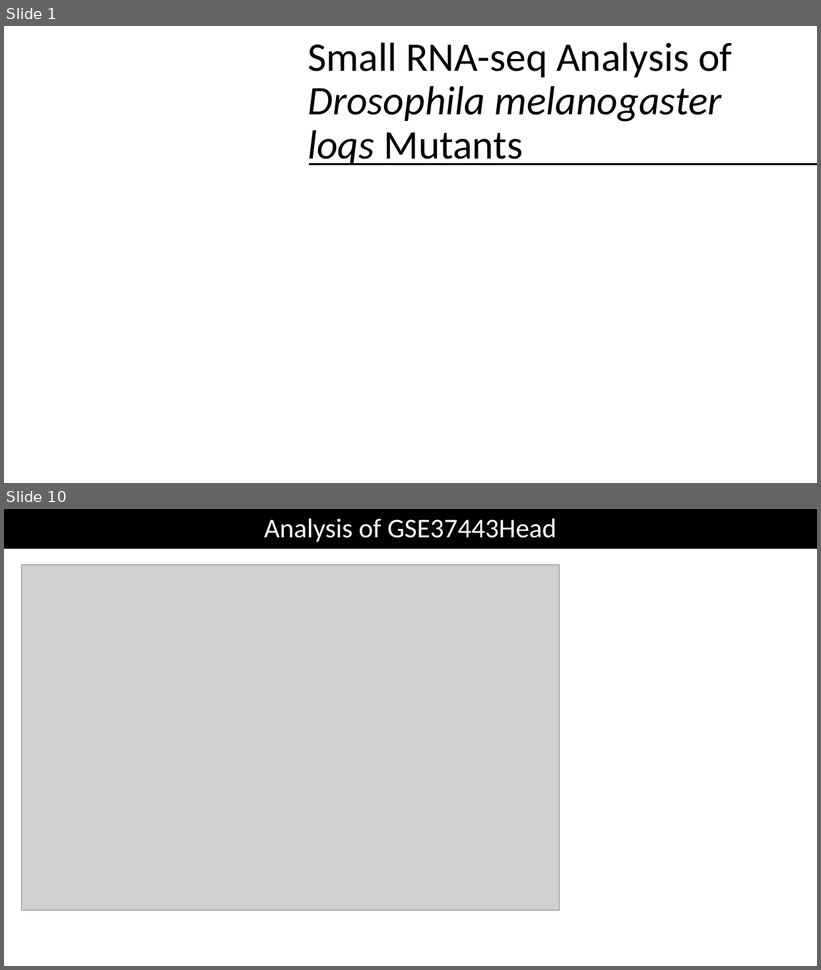
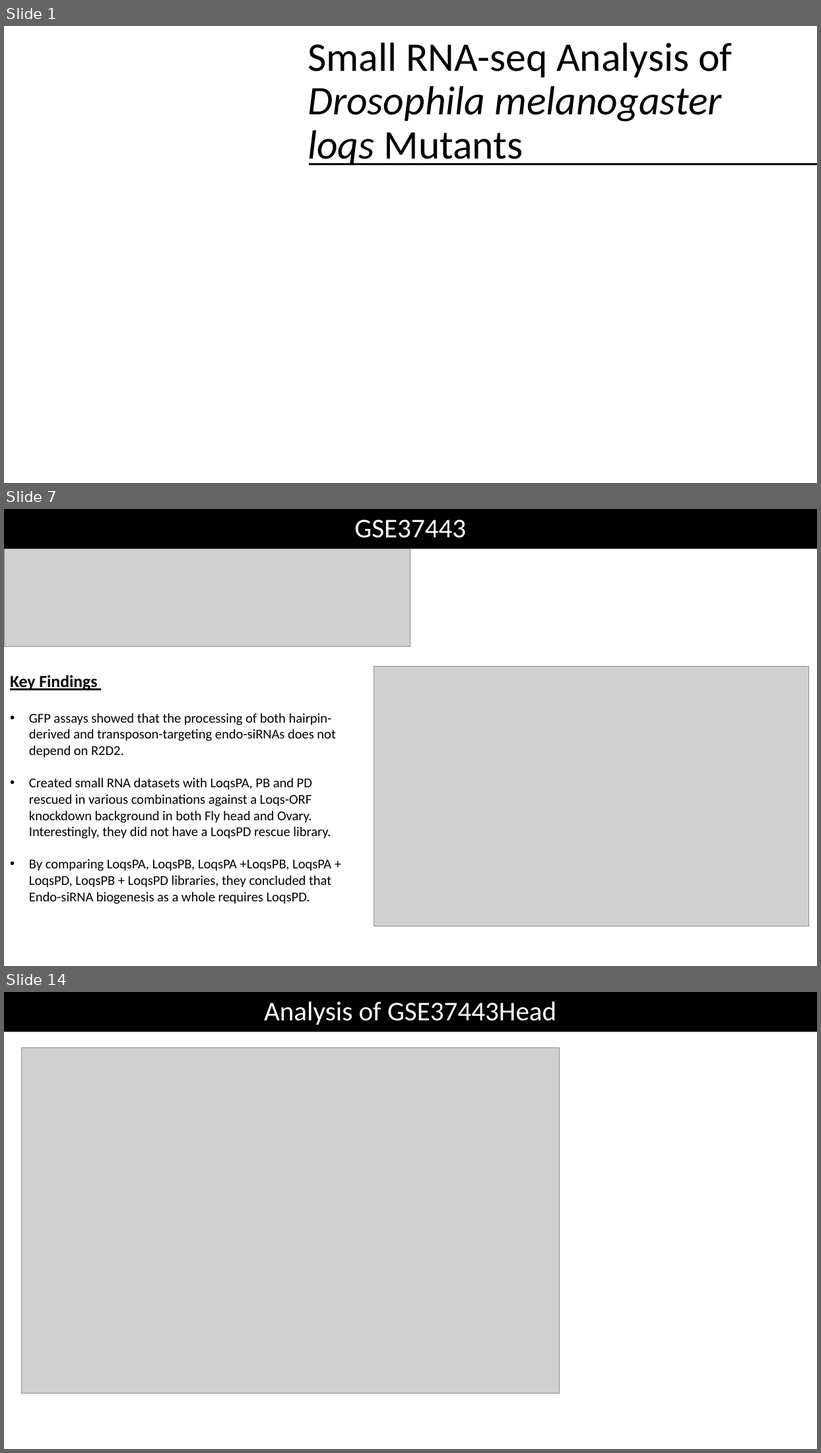
Before and after one commit to jinweelee/notebooks, a slide deck: recent_papers/presentation/Small RNA-seq Analysis of.pptm. Shown one above the other, each under a label of ours: slides 1 and 10 before the commit, slides 1, 7 and 14 after it; the slides between them are not shown. The pictures are 821x970 and 821x1453 pixels, drawn with LibreOffice and Linux fonts; fonts in the diff are those of the drawing; grey boxes stand for pictures. Boxes give left, top, right and bottom in pixels: in the first picture for what was removed or moved away, otherwise in the second. Text is boxed around its words. In the diff, an @@ line names an element or a change of style, - is before the commit and + after.

```diff
--- a/recent_papers/presentation/Small RNA-seq Analysis of.pptm
+++ b/recent_papers/presentation/Small RNA-seq Analysis of.pptm
@@ slide 7 added at (4, 509, 817, 966), background #FFFFFF @@
@@ rectangle added at (4, 509, 817, 549), fill #000000, 32 pt, text #FFFFFF @@
+GSE37443
@@ picture added at (4, 549, 411, 646) @@
@@ picture added at (374, 667, 810, 927) @@
@@ text added at (10, 675, 335, 904), 16 pt, text #000000 @@
+Key Findings
+• GFP assays showed that the processing of both hairpin-derived and transposon-targeting endo-siRNAs does not depend on R2D2.
+• Created small RNA datasets with LoqsPA, PB and PD rescued in various combinations against a Loqs-ORF knockdown background in both Fly head and Ovary. Interestingly, they did not have a LoqsPD rescue library.
+• By comparing LoqsPA, LoqsPB, LoqsPA +LoqsPB, LoqsPA + LoqsPD, LoqsPB + LoqsPD libraries, they concluded that Endo-siRNA biogenesis as a whole requires LoqsPD.
@@ what was slide 10 is now slide 14 @@
```
Also in this commit, not shown: 5 slides changed, 7 other slides added, 3 slides removed, 4 other files.
